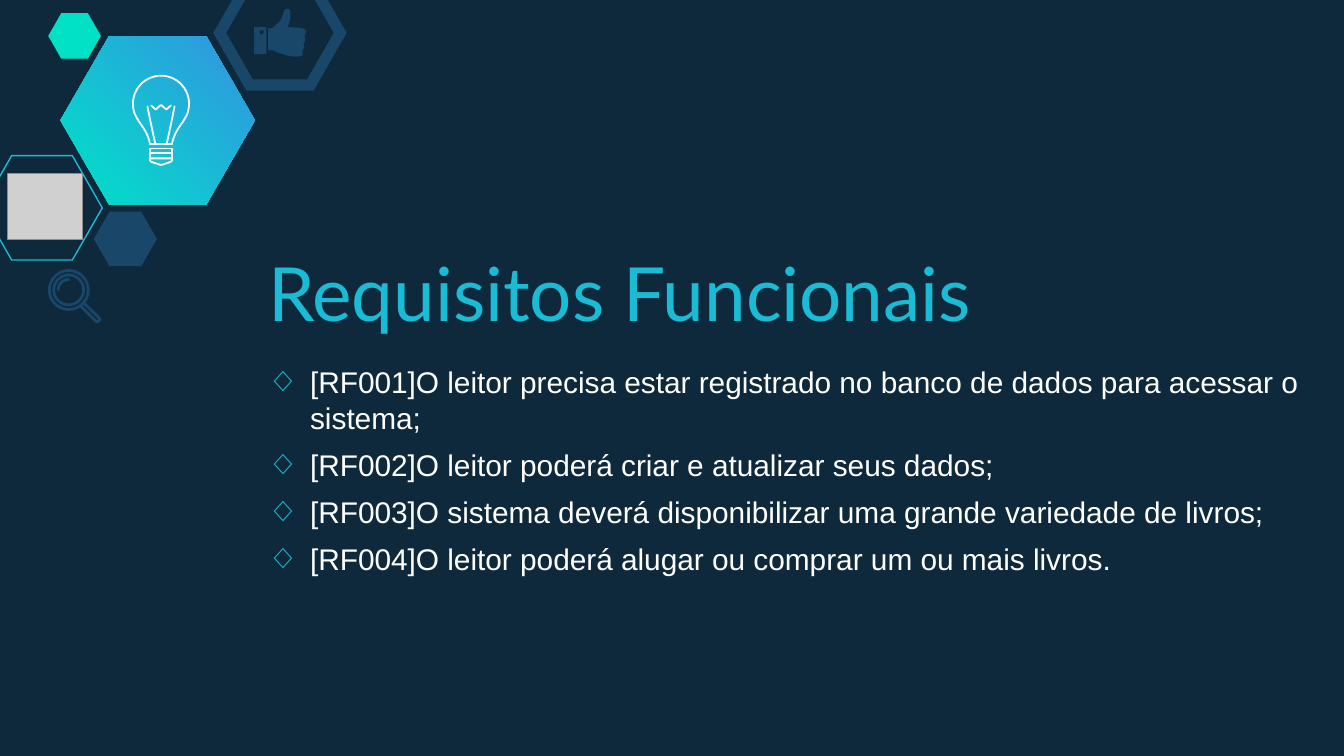
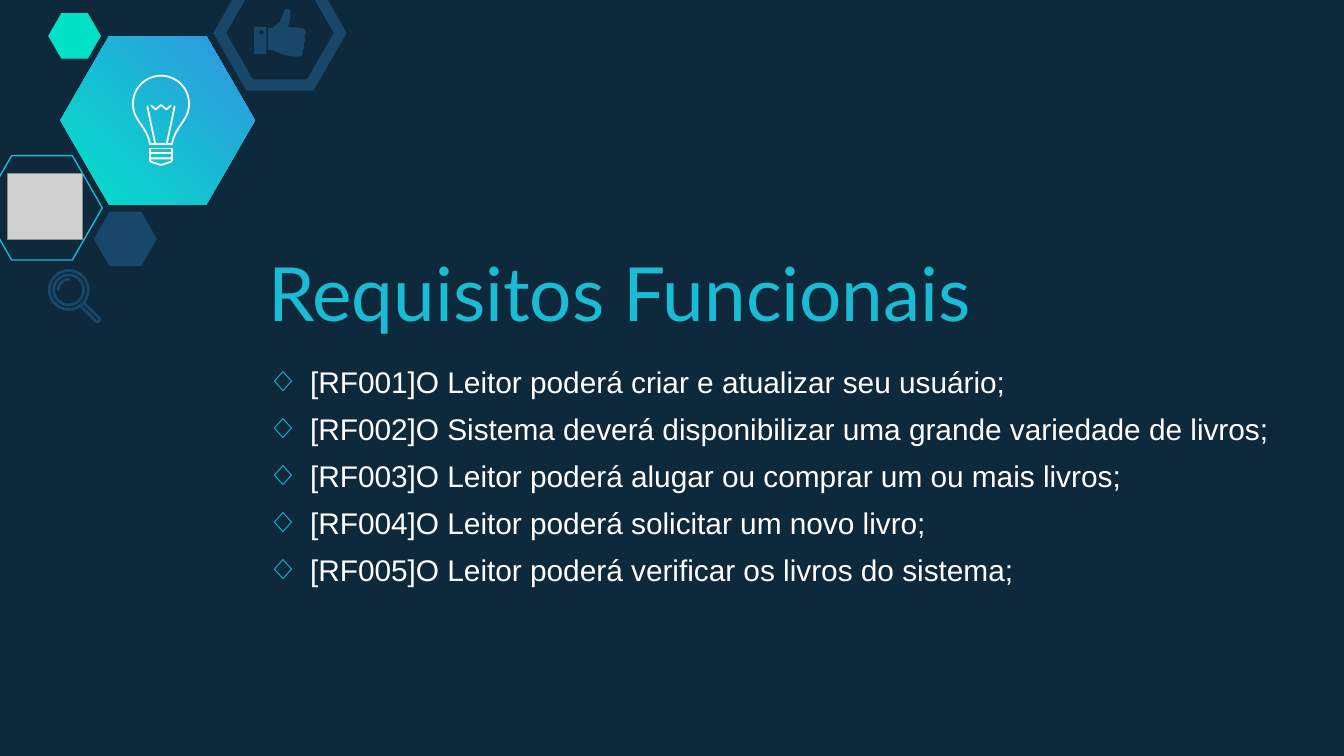
Before and after one commit to RhyanSPisoni/TCC_Web_2020_Mod, a slide deck: slide 9 of brentweb.pptx (slide 8 before the commit). Drawn at 1344x756 pixels with LibreOffice and Linux fonts; fonts in the diff are those of the drawing; grey boxes stand for pictures. Boxes give left, top, right and bottom in pixels: in the first picture for what was removed or moved away, otherwise in the second. Text is boxed around its words. In the diff, an @@ line names an element or a change of style, - is before the commit and + after.

```diff
--- a/brentweb.pptx
+++ b/brentweb.pptx
@@ text at box(310, 371, 1268, 586): text changed @@
-◇ [RF001]O leitor precisa estar registrado no banco de dados para acessar o sistema;
-◇ [RF002]O leitor poderá criar e atualizar seus dados;
-◇ [RF003]O sistema deverá disponibilizar uma grande variedade de livros;
-◇ [RF004]O leitor poderá alugar ou comprar um ou mais livros.
+◇ [RF001]O Leitor poderá criar e atualizar seu usuário;
+◇ [RF002]O Sistema deverá disponibilizar uma grande variedade de livros;
+◇ [RF003]O Leitor poderá alugar ou comprar um ou mais livros;
+◇ [RF004]O Leitor poderá solicitar um novo livro;
+◇ [RF005]O Leitor poderá verificar os livros do sistema;
```
Also in this commit, not shown: 7 other slides changed, 2 slides added, 10 other files.
